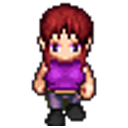
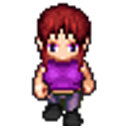
Revision of a layered 128 × 128 image; what changed, layer by layer:
"3" (1st of 2, in "Grupo de Vídeos 5"): opacity 30% → 100% over [31, 2, 97, 126]
"3" (2nd of 2, in "Grupo de Vídeos 5"): opacity 30% → 100% over [31, 2, 97, 126]
